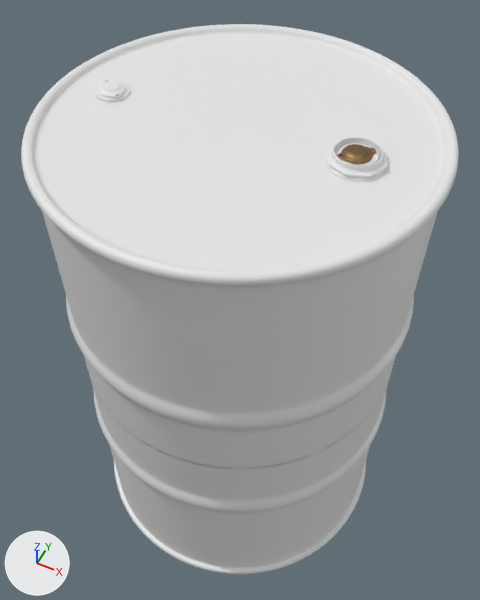
Renders of the Blender file scene_barrel.blend from each side of a commit.
One viewpoint serves both versions: a 50 mm camera at (0.357, -0.713, 0.974) aimed at (-0.017, 0.034, 0.039). The lights are fixed; the arrows at lower left show +X, +Y and +Z.
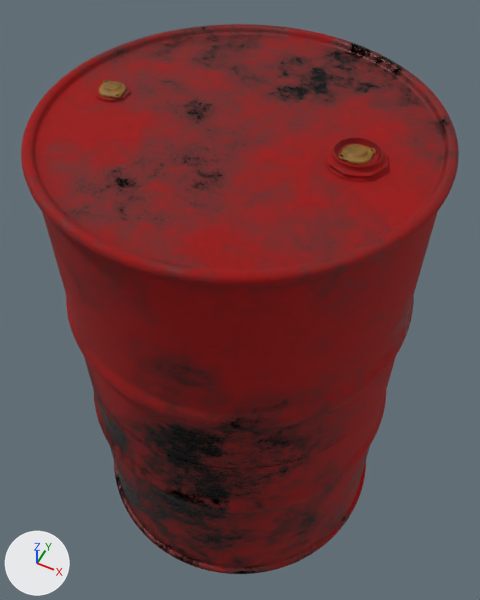
The change, as a list of edits to the scene's bpy script:
```text
Add mat_material_001:
    mat_material_001 = bpy.data.materials.new('Material.001')
    # nodes: BsdfPrincipled, Bump, Mix, OutputMaterial, TexCoord, TexNoise, ValToRGB
    # colours: black #020202, red #ff0000, white #ffffff, black #000000, grey #8a8a8a
Change me_cylinder:
    where me_cylinder.from_pydata(...)  # 1632 vertices, 1576 faces; spans x -0.3..0.3, y -0.3..0.3, z -0.45..0.457
    add me_cylinder.materials.append(mat_material_001)
Change me_circle_001:
    where me_circle_001.from_pydata(...)  # 108 vertices, 101 faces; spans x -1.0..1.0, y -1.27..1.27, z 0.0..0.39
    add me_circle_001.materials.append(mat_material)
```

Changed parts and their boxes (x1, y1, x2, y2) in the pictures (480 x 600 px):
'Cylinder', recoloured (white to red): (21, 24, 459, 574) in both
'Circle', recoloured (white to brown): (98, 80, 126, 99) in both
